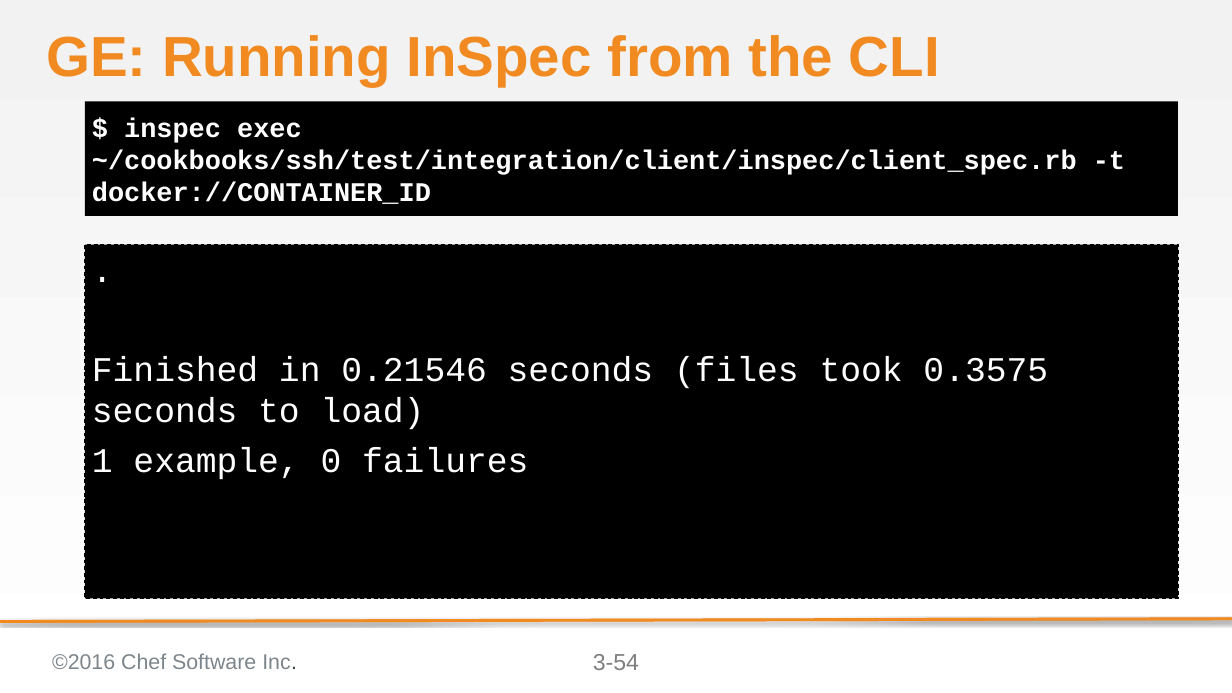
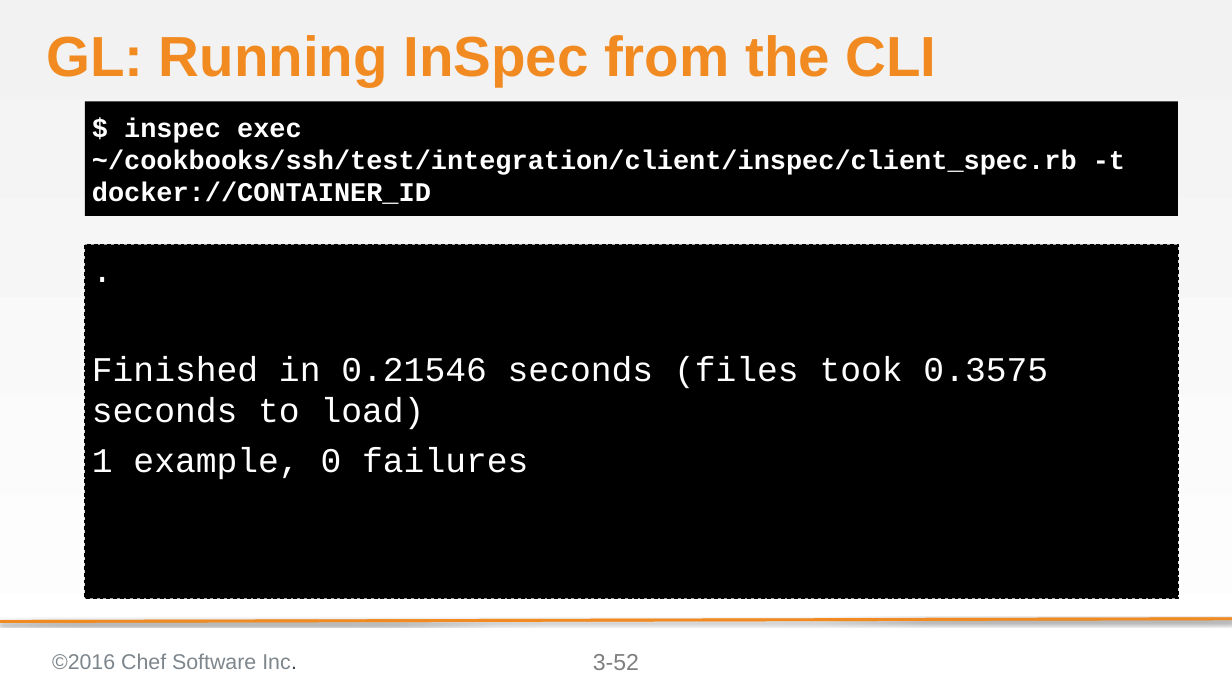
Before and after one commit to bchamby/chef-compliance-installation-configuration-operation, a slide deck: slide 52 of 03-initial-configuration-scans.pptx (slide 54 before the commit). Drawn at 1232x693 pixels with LibreOffice and Linux fonts; fonts in the diff are those of the drawing; background and template pictures are left out. Boxes give left, top, right and bottom in pixels: in the first picture for what was removed or moved away, otherwise in the second. Text is boxed around its words. In the diff, an @@ line names an element or a change of style, - is before the commit and + after.

```diff
--- a/03-initial-configuration-scans.pptx
+++ b/03-initial-configuration-scans.pptx
@@ title at [46, 35, 937, 86]: text changed @@
-GE: Running InSpec from the CLI
+GL: Running InSpec from the CLI
@@ page number at [593, 654, 639, 670]: text changed @@
-3-54
+3-52
```
Also in this commit, not shown: 40 other slides changed, 3 slides removed, 2 other files.
